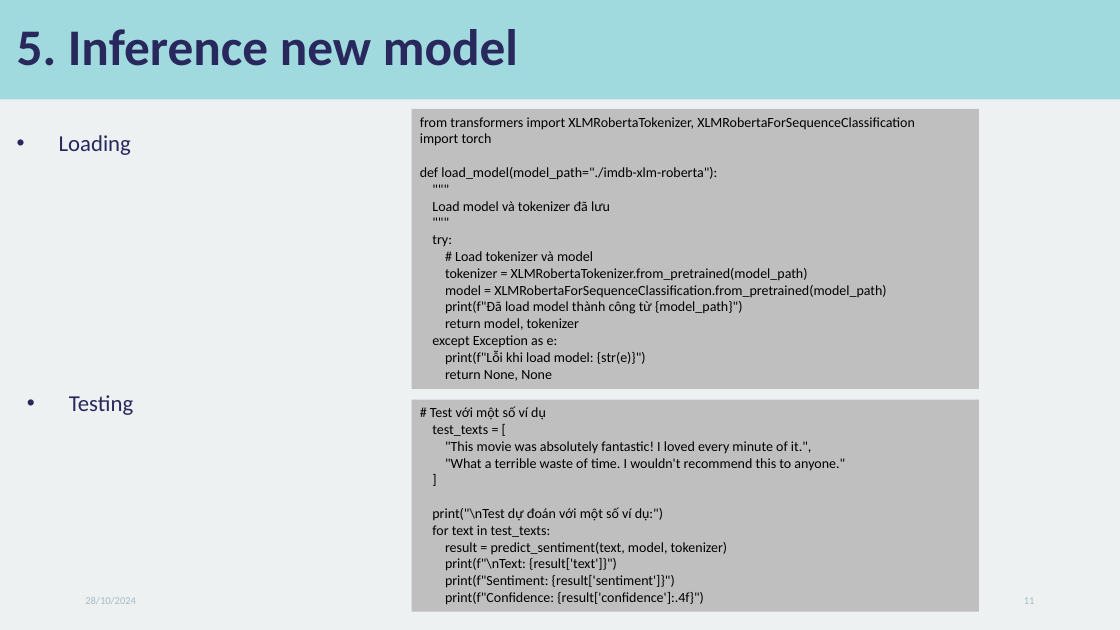
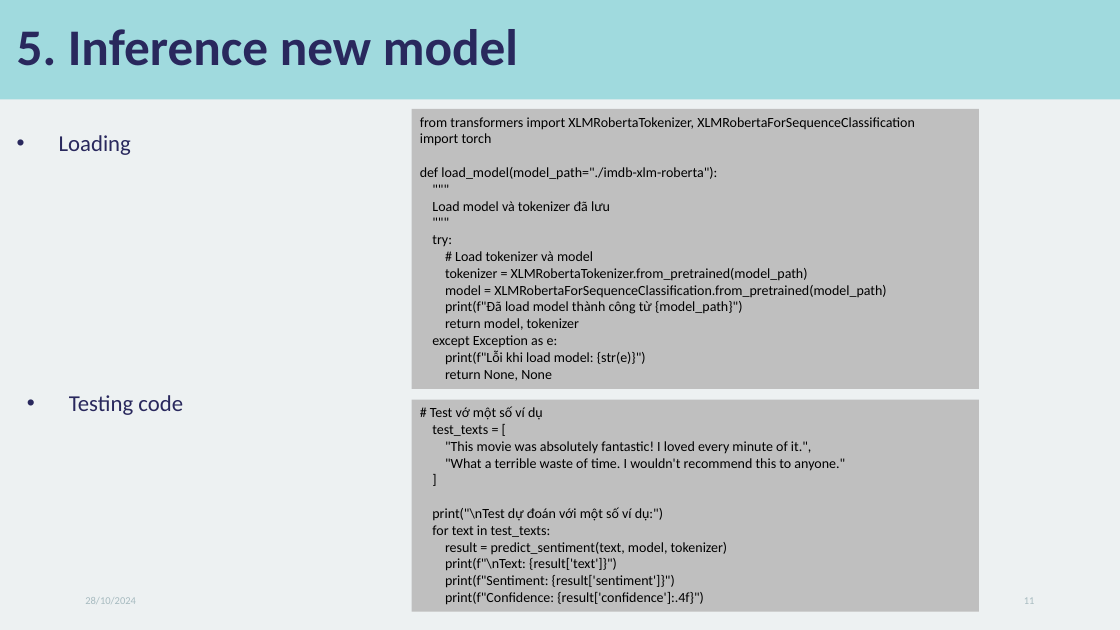
Before and after one commit to ngotuan12/nlp_final_project, a slide deck: slide 11 of Natural Language Processing.pptx. Drawn at 1120x630 pixels with LibreOffice and Linux fonts; fonts in the diff are those of the drawing. Boxes give left, top, right and bottom in pixels: in the first picture for what was removed or moved away, otherwise in the second. Text is boxed around its words. In the diff, an @@ line names an element or a change of style, - is before the commit and + after.

```diff
--- a/Natural Language Processing.pptx
+++ b/Natural Language Processing.pptx
@@ text at [69,395,183,415]: text changed @@
-• Testing
+• Testing code
@@ text in rectangle at [430,406,543,420]: text changed @@
-# Test với một số ví dụ
+# Test vớ một số ví dụ
```
Also in this commit, not shown: 1 other slide changed, 1 slide added, 1 other file.
